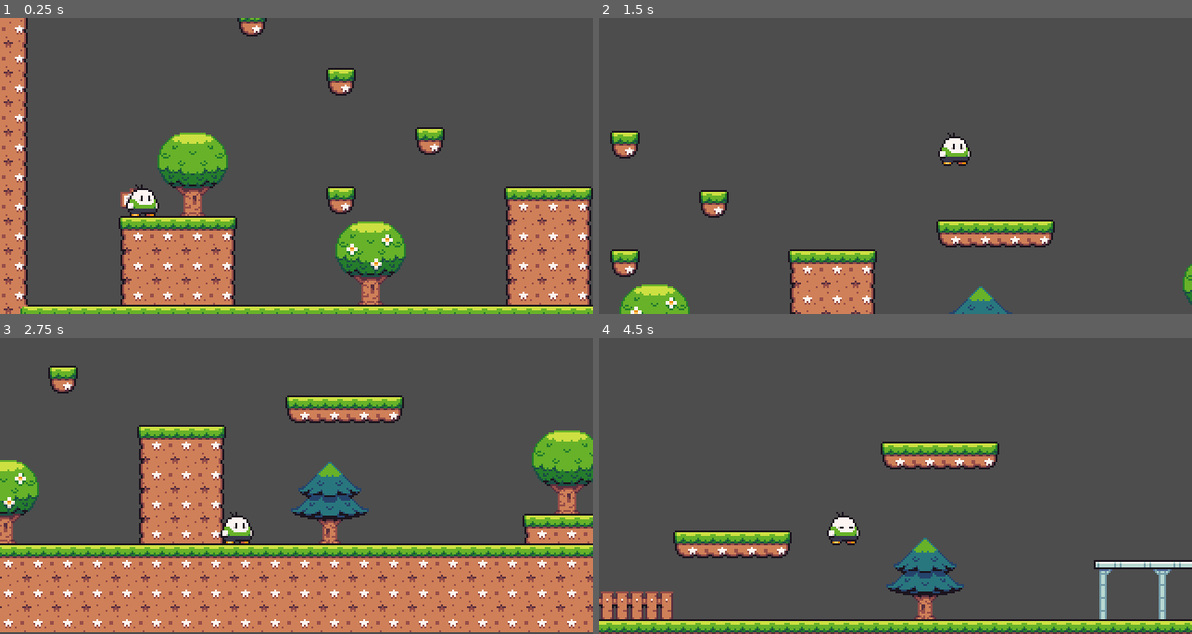
Above: before the commit, frames 1-4 (two rows, left to right).
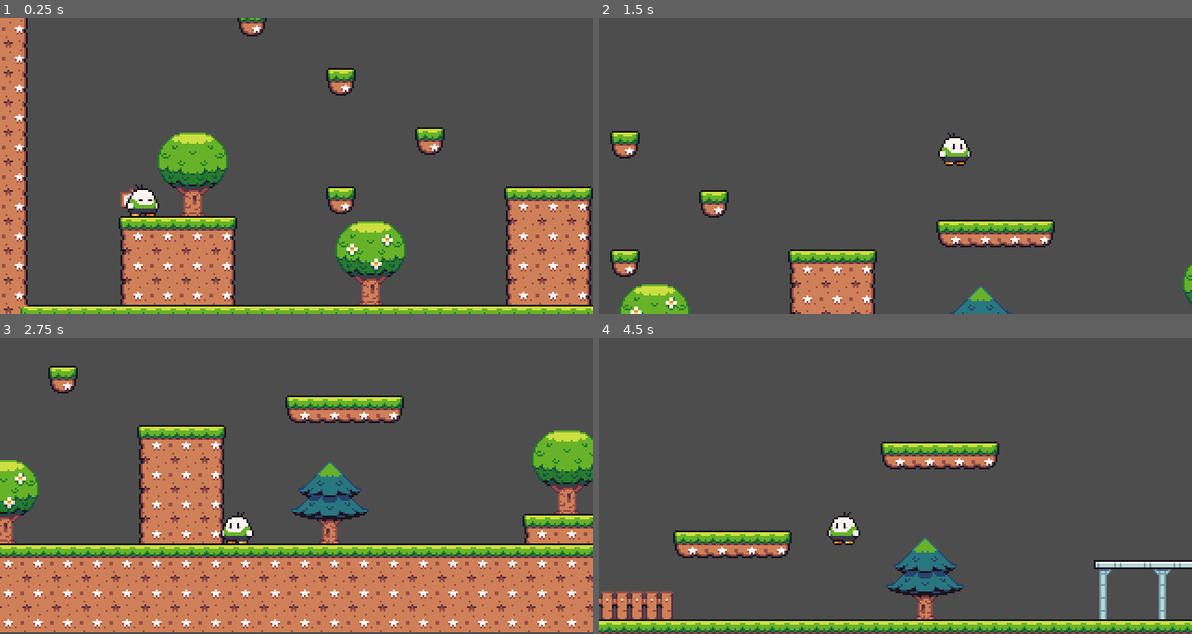
Above: after the commit, the same moments.

Repository: tumatihub/plataforma_2d_clecio
Game: Godot game, scene res://levels/world_01.tscn
Two runs of this game, one before a commit and one after it. Both use one fixed random seed, a clock stepped at 60 frames per second and the inputs below. The project has no main scene, so this scene is started directly.
Inputs:
- Up to frame 1 (0.25 s): no input
- Up to frame 2 (1.5 s): tap Enter (ui_accept) at 0.5, 0.6, 0.77, 1.07, 1.35 s; hold Right (ui_right) from 0.53 s (still down)
- Up to frame 3 (2.75 s): tap Enter (ui_accept) at 1.52, 1.82, 2.1 s; release Right (ui_right) at 2.03 s; hold Left (ui_left) from 2.03 s (still down)
- Up to frame 4 (4.5 s): release Left (ui_left) at 2.78 s; hold Right (ui_right) 2.78-4.28 s; tap Enter (ui_accept) at 2.85, 3.02, 3.32, 3.6, 3.77, 4.07, 4.35 s; hold Left (ui_left) from 4.28 s (still down)

The runs differ from the first frame. In frame 1, less than 0.1% of the frame differs, in the area x 23-26%, y 60-62%; in frame 2, less than 0.1%; in frame 3, 0.2%; in frame 4, 0.2%, in the area x 38-44%, y 58-70%.

Commit message:
Ep04 - Animações Iniciais na GODOT 4.0

Diff:
--- a/actors/player.tscn
+++ b/actors/player.tscn
@@ -1,7 +1,12 @@
-[gd_scene load_steps=7 format=3 uid="uid://cfdxfwmfwclly"]
+[gd_scene load_steps=13 format=3 uid="uid://cfdxfwmfwclly"]
 
 [ext_resource type="Script" path="res://scripts/player.gd" id="1_lm7wu"]
 [ext_resource type="Texture2D" uid="uid://b1c7sdgmqyl3s" path="res://assets/Sprite Pack 2/2 - Mr. Mochi/Idle (32 x 32).png" id="2_owle0"]
+[ext_resource type="Texture2D" uid="uid://qdbl34j46785" path="res://assets/Sprite Pack 2/2 - Mr. Mochi/Jumping (32 x 32).png" id="3_ti06t"]
+[ext_resource type="Texture2D" uid="uid://cru0bx4evos67" path="res://assets/Sprite Pack 2/2 - Mr. Mochi/Running (32 x 32).png" id="4_raxyh"]
+
+[sub_resource type="RectangleShape2D" id="RectangleShape2D_1n6es"]
+size = Vector2(12, 13)
 
 [sub_resource type="AtlasTexture" id="AtlasTexture_yrekc"]
 atlas = ExtResource("2_owle0")
@@ -10,6 +15,22 @@
 [sub_resource type="AtlasTexture" id="AtlasTexture_8folc"]
 atlas = ExtResource("2_owle0")
 region = Rect2(32, 0, 32, 32)
+
+[sub_resource type="AtlasTexture" id="AtlasTexture_572od"]
+atlas = ExtResource("4_raxyh")
+region = Rect2(0, 0, 32, 32)
+
+[sub_resource type="AtlasTexture" id="AtlasTexture_jg862"]
+atlas = ExtResource("4_raxyh")
+region = Rect2(32, 0, 32, 32)
+
+[sub_resource type="AtlasTexture" id="AtlasTexture_018br"]
+atlas = ExtResource("4_raxyh")
+region = Rect2(64, 0, 32, 32)
+
+[sub_resource type="AtlasTexture" id="AtlasTexture_7lofu"]
+atlas = ExtResource("4_raxyh")
+region = Rect2(96, 0, 32, 32)
 
 [sub_resource type="SpriteFrames" id="SpriteFrames_8db2c"]
 animations = [{
@@ -23,29 +44,54 @@
 "loop": true,
 "name": &"idle",
 "speed": 5.0
+}, {
+"frames": [{
+"duration": 1.0,
+"texture": ExtResource("3_ti06t")
+}],
+"loop": true,
+"name": &"jump",
+"speed": 5.0
+}, {
+"frames": [{
+"duration": 1.0,
+"texture": SubResource("AtlasTexture_572od")
+}, {
+"duration": 1.0,
+"texture": SubResource("AtlasTexture_jg862")
+}, {
+"duration": 1.0,
+"texture": SubResource("AtlasTexture_018br")
+}, {
+"duration": 1.0,
+"texture": SubResource("AtlasTexture_7lofu")
+}],
+"loop": true,
+"name": &"run",
+"speed": 8.0
 }]
-
-[sub_resource type="RectangleShape2D" id="RectangleShape2D_1n6es"]
-size = Vector2(12, 13)
 
 [node name="player" type="CharacterBody2D"]
 position = Vector2(0, -15)
 collision_mask = 2
 script = ExtResource("1_lm7wu")
 
-[node name="AnimatedSprite2D" type="AnimatedSprite2D" parent="."]
-sprite_frames = SubResource("SpriteFrames_8db2c")
-animation = &"idle"
-autoplay = "idle"
-frame_progress = 0.925433
-
 [node name="collision" type="CollisionShape2D" parent="."]
+visible = false
 position = Vector2(0, 8.5)
 shape = SubResource("RectangleShape2D_1n6es")
 
 [node name="camera" type="Camera2D" parent="."]
+visible = false
 limit_left = 0
 drag_horizontal_enabled = true
 drag_vertical_enabled = true
 editor_draw_limits = true
 editor_draw_drag_margin = true
+
+[node name="anim" type="AnimatedSprite2D" parent="."]
+sprite_frames = SubResource("SpriteFrames_8db2c")
+animation = &"jump"
+autoplay = "idle"
+
+[node name="animator" type="AnimationPlayer" parent="."]
--- a/scripts/player.gd
+++ b/scripts/player.gd
@@ -6,7 +6,9 @@
 
 # Get the gravity from the project settings to be synced with RigidBody nodes.
 var gravity: int = ProjectSettings.get_setting("physics/2d/default_gravity")
+var is_jumping := false
 
+@onready var animation := $anim as AnimatedSprite2D
 
 func _physics_process(delta: float) -> void:
 	# Add the gravity.
@@ -16,13 +18,22 @@
 	# Handle jump.
 	if Input.is_action_just_pressed("ui_accept") and is_on_floor():
 		velocity.y = JUMP_FORCE
+		is_jumping = true
+	elif is_on_floor():
+		is_jumping = false
 
 	# Get the input direction and handle the movement/deceleration.
 	# As good practice, you should replace UI actions with custom gameplay actions.
 	var direction := Input.get_axis("ui_left", "ui_right")
 	if direction:
 		velocity.x = direction * SPEED
+		animation.scale.x = direction
+		if !is_jumping:
+			animation.play("run")
+	elif is_jumping:
+		animation.play("jump")
 	else:
 		velocity.x = move_toward(velocity.x, 0, SPEED)
+		animation.play("idle")
 
 	move_and_slide()
